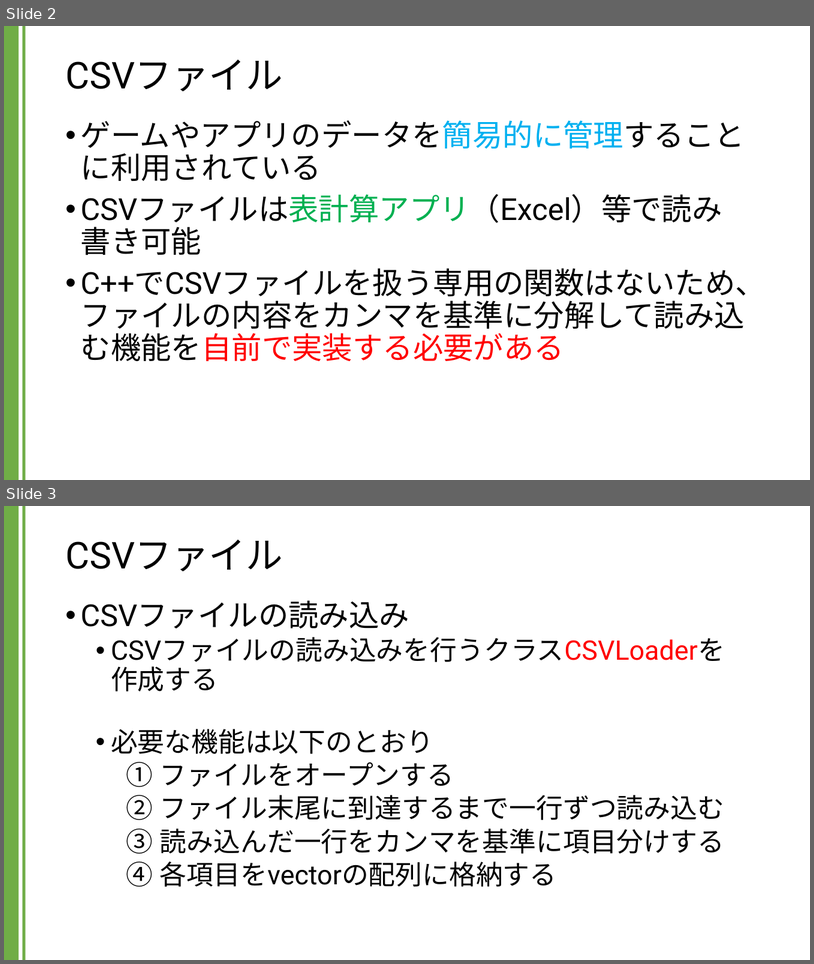
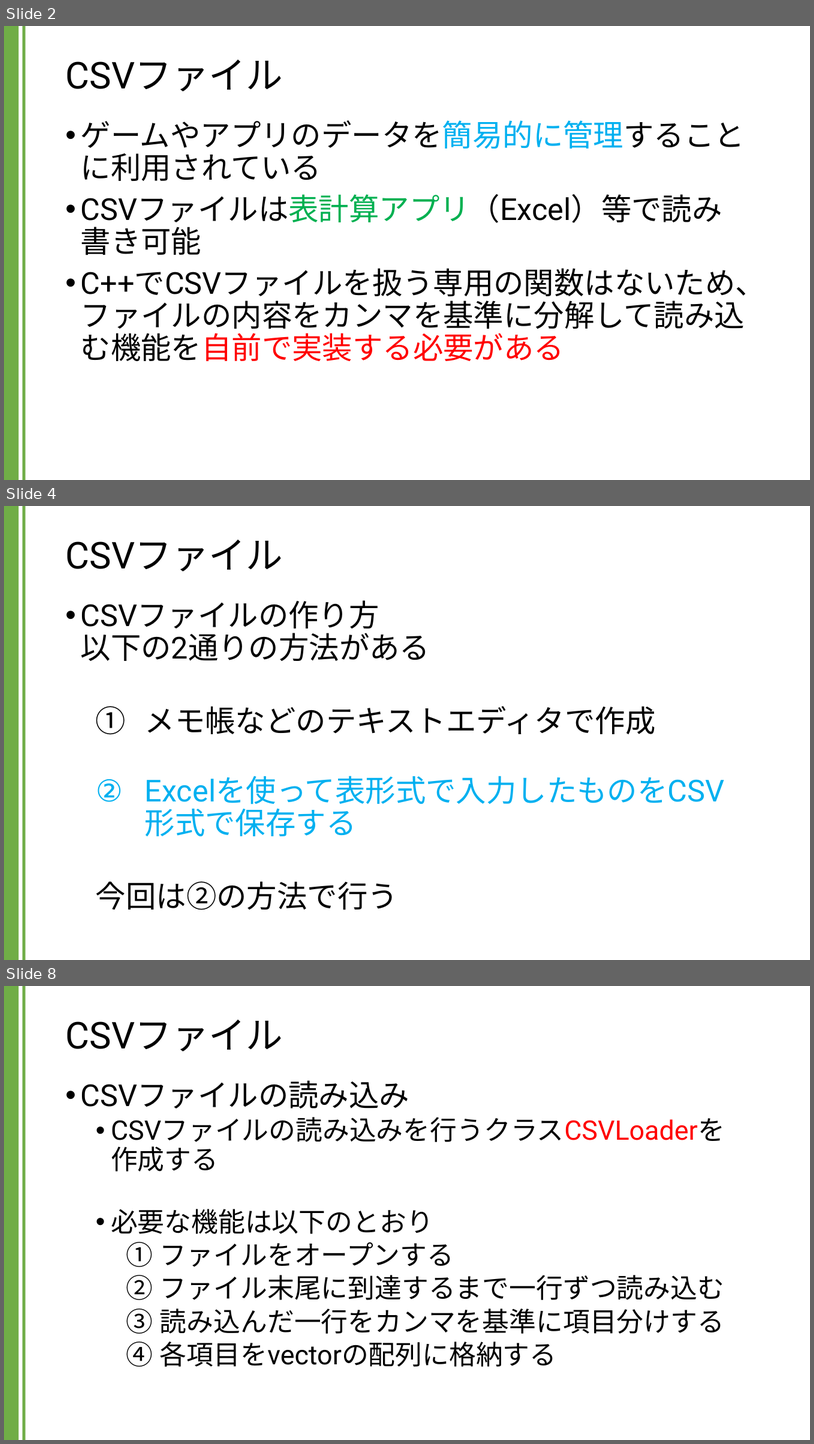
Before and after one commit to kic-murata/cpp2024, a slide deck: 授業資料/講義資料：CSVファイル.pptx. Shown one above the other, each under a label of ours: slides 2 and 3 before the commit, slides 2, 4 and 8 after it; the slides between them are not shown. The pictures are 814x964 and 814x1444 pixels, drawn with LibreOffice and Linux fonts; fonts in the diff are those of the drawing. Boxes give left, top, right and bottom in pixels: in the first picture for what was removed or moved away, otherwise in the second. Text is boxed around its words. In the diff, an @@ line names an element or a change of style, - is before the commit and + after.

```diff
--- a/授業資料/講義資料：CSVファイル.pptx
+++ b/授業資料/講義資料：CSVファイル.pptx
@@ slide 4 added at (4,506,810,960), background #FFFFFF; not listed: 2 template elements that a slide beside it also shows @@
@@ title added at (65,540,282,571), 44 pt, text #000000 @@
+CSVファイル
@@ text added at (81,600,656,910), 36 pt, text #000000 @@
+• CSVファイルの作り方
+  以下の2通りの方法がある
+  1. メモ帳などのテキストエディタで作成
+  2. Excelを使って表形式で入力したものをCSV形式で保存する
+  今回は②の方法で行う
@@ what was slide 3 is now slide 8 @@
```
Also in this commit, not shown: 4 other slides added.
